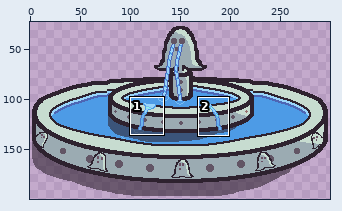
Pixel-art file -- Art/fountain.ase. The picture above shows the old version from afar; the outline marks the close-up.
Close-up. First the earlier version:
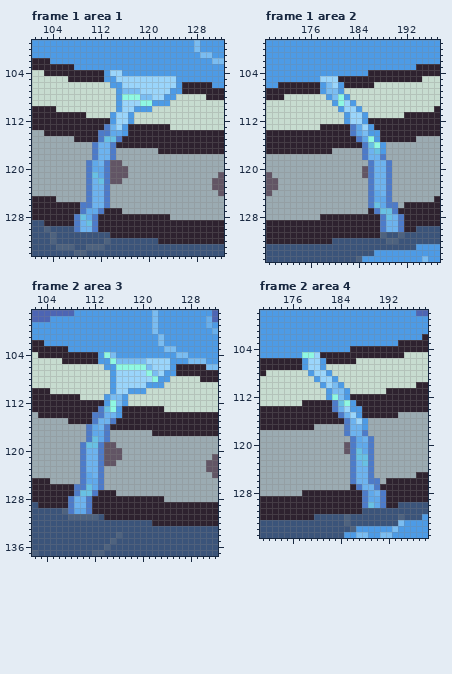
300x200 pixels, 2 frames. Shown: frame 1 area 1: x 101..132, y 99..134; frame 1 area 2: x 169..197, y 99..135; frame 2 area 3: x 102..132, y 97..137; frame 2 area 4: x 171..198, y 98..135. The wide view leaves out empty margins.
After the commit:
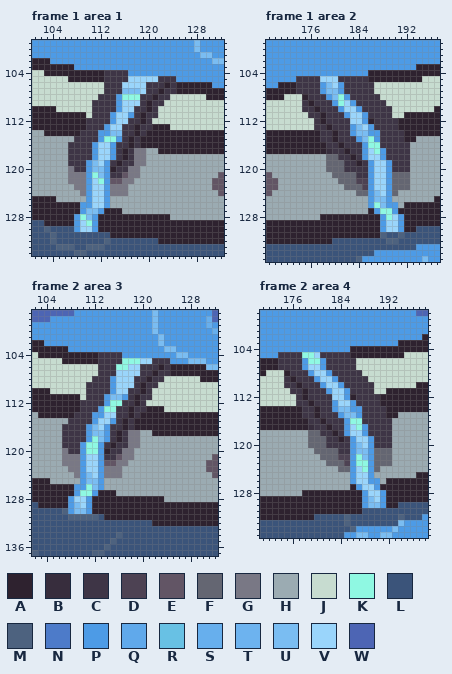
Palette (. is transparent): A #2e222f  B #372d3d  C #3e3546  D #4d4253  E #625565  F #646672  G #797885  H #9babb2  J #c7dcd0  K #8ff8e2  L #3b547a  M #4d627f  N #4d7bc9  P #4d9be6  Q #60a9eb  R #68c1e4  S #67afed  T #6db3ef  U #7abdf2  V #9ad5fb  W #4d65b4
Change:
layer "OverflowShadow" opacity 59% added
layer "OverflowTrickles" added
layer "MiddleShadow" now hidden
Changed rows in their new state; - is an unchanged pixel.
Frame 1 area 1:
first column x 107:
104 ------CCCC---------
105 ------CCCC-----CCC-
106 ------CCC----CCCACA
107 ------CCC----CCACCA
108 -----CCC----CCACCJ-
109 ----CCCC----CACCJ--
110 ----CCCC---CCAC----
111 ----CCC----CACC----
112 ---CCCC---CCAC-----
113 ---CCCPV-CC-CC-----
114 --CCCPPUUCC-C------
115 -CCCCPKKPC-C-------
116 CCCCPVVPCC-C-------
117 CCCCPVVPCACGG------
118 CCCCPVVPCACGG------
119 CCCPUVPCACCGG------
120 GCCPUUPACCGG-------
121 GGGPKUPCC-GG-------
122 GGGPVKP--GG--------
123 -GGPVVPGGG---------
124 --GPVVPGGG---------
125 ---PVVP------------
126 --PPVVP------------
127 --PUUP-------------
128 -PKUP--------------
129 -PVKP--------------
130 -PVVP--------------
Frame 1 area 2:
first column x 174:
105 CCCC---CCCCC-------
106 CCCC----CCCCC------
107 CCCC----CCCCC------
108 -ACCC----CCCCC-----
109 -CACCC----CCCCC----
110 -CCACCC----CCCCC---
111 --CCACCC----CCCC---
112 ---CACCCC----CCCC--
113 ---CC-CCCPU--CCCC--
114 ----CC-CCPU---CCCC-
115 ----CC-CCCPU--CCCC-
116 -----CC-CCCPK-CCCCC
117 -----BCCACCPVK-CCCC
118 -----FFCCACPVVPCCCC
119 -----FFFCCACPVVPCCC
120 -----FFFCCCCPVVPCCC
121 ------FFFFCCPVVPFFF
122 -------FFFDDPVVPFFF
123 --------FFFDPVVPFFF
124 ----------FFPUVPF--
125 ------------PUUP---
126 ------------PKUPP--
127 -------------PKKP--
128 --------------PKVP-
129 --------------PVVP-
130 --------------PVVP-
Frame 2 area 3:
first column x 107:
104 ------CCCC---------
105 ------CCCCKKKV-CCC-
106 ------CCC--VVCCCACA
107 ------CCC----CCACCA
108 -----CCC----CCACCJ-
109 ----CCCC----CACCJ--
110 ----CCCC---CCAC----
111 ----CCC----CACC----
112 ---CCCC--KCCAC-----
113 ---CCCPK-CC-CC-----
114 --CCCPPVVCC-C------
115 -CCCCPVVPC-C-------
116 CCCCPUVPCC-C-------
117 CCCCPUUPCACGG------
118 CCCCPKUPCACGG------
119 CCCPKKPCACCGG------
120 GCCPKKPACCGG-------
121 GGGPVVPCC-GG-------
122 GGGPVVP--GG--------
123 -GGPVVPGGG---------
124 --GPUVPGGG---------
125 ---PUUP------------
126 --PPKUP------------
127 --PKKP-------------
128 -PVVP--------------
129 -PUVP--------------
130 -PUUP--------------
Frame 2 area 4:
first column x 174:
105 CCCC---CCCCC-------
106 CCCC-KK-CCCCC------
107 CCCC----CCCCC------
108 -ACCC----CCCCC-----
109 -CACCC----CCCCC----
110 -CCACCC--V-CCCCC---
111 --CCACCC-VV-CCCC---
112 ---CACCCCVV--CCCC--
113 ---CC-CCCPVV-CCCC--
114 ----CC-CCPUU--CCCC-
115 ----CC-CCCPUU-CCCC-
116 -----CC-CCCPKKCCCCC
117 -----BCCACCPVK-CCCC
118 -----FFCCACPVVPCCCC
119 -----FFFCCACPVVPCCC
120 -----FFFCCCCPUVPCCC
121 ------FFFFCCPUUPFFF
122 -------FFFDDPKUPFFF
123 --------FFFDPKKPFFF
124 ----------FFPVKPF--
125 ------------PVVP---
126 ------------PVVPP--
127 -------------PVVP--
128 --------------PVVP-
129 --------------PUVP-
130 --------------PUUP-
Where, in picture pixels (left, top, right, bottom), the same in both close-ups:
changed: (68, 70, 182, 232)
changed: (296, 76, 410, 232)
changed: (62, 352, 176, 514)
changed: (278, 352, 392, 508)
